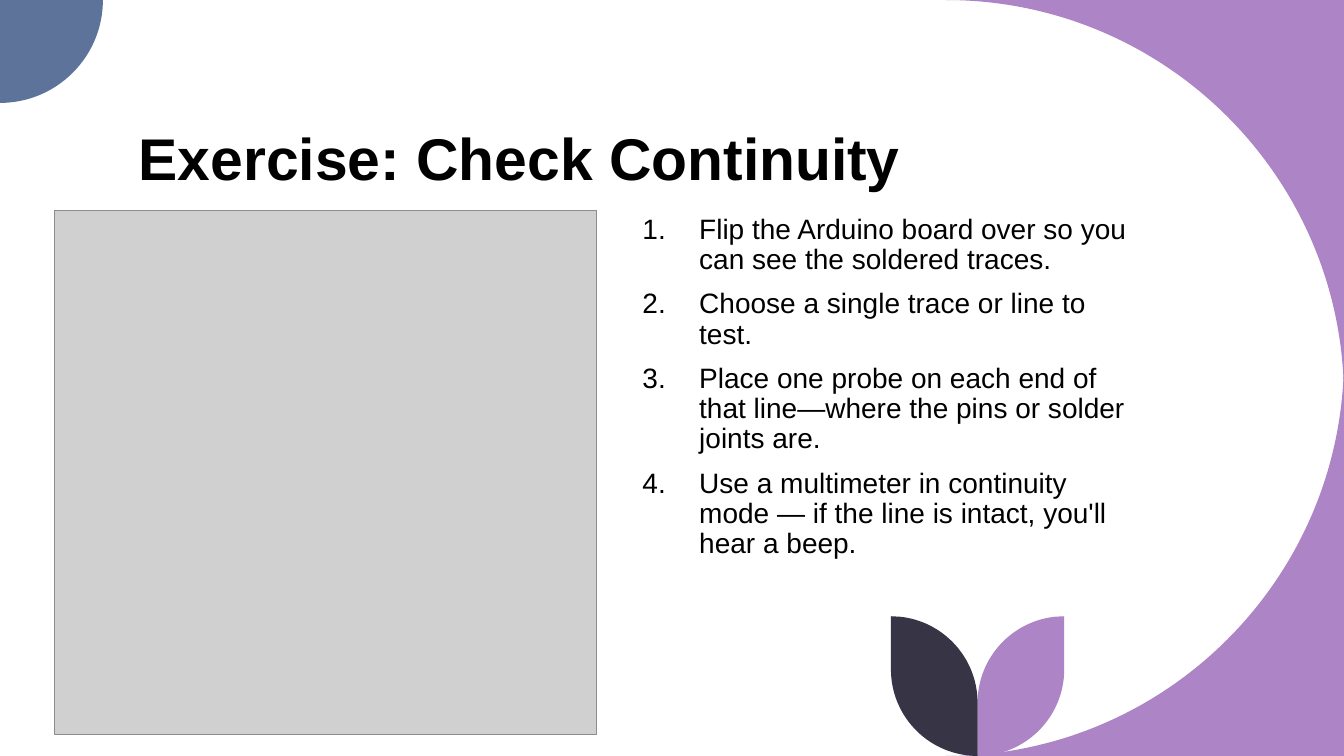
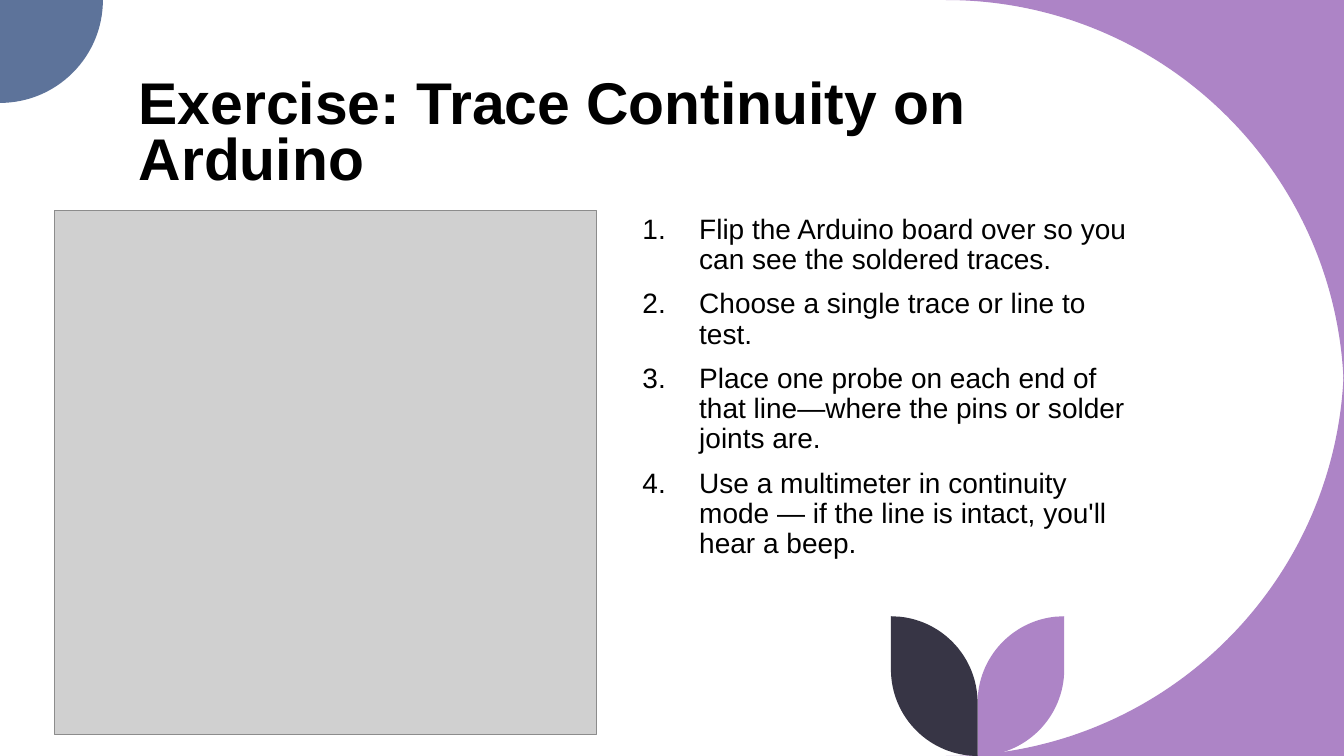
Before and after one commit to syd-kiwi/re-arduino-uno, a slide deck: slide 13 of Presentation/RE for the Rest of Us.pptx (slide 9 before the commit). Drawn at 1344x756 pixels with LibreOffice and Linux fonts; fonts in the diff are those of the drawing; grey boxes stand for pictures. Boxes give left, top, right and bottom in pixels: in the first picture for what was removed or moved away, otherwise in the second. Text is boxed around its words. In the diff, an @@ line names an element or a change of style, - is before the commit and + after.

```diff
--- a/Presentation/RE for the Rest of Us.pptx
+++ b/Presentation/RE for the Rest of Us.pptx
@@ title at <box>139,81,965,181</box>: text changed @@
-Exercise: Check Continuity
+Exercise: Trace Continuity on Arduino
```
Also in this commit, not shown: 15 other slides changed, 1 slide added, 1 slide removed.
